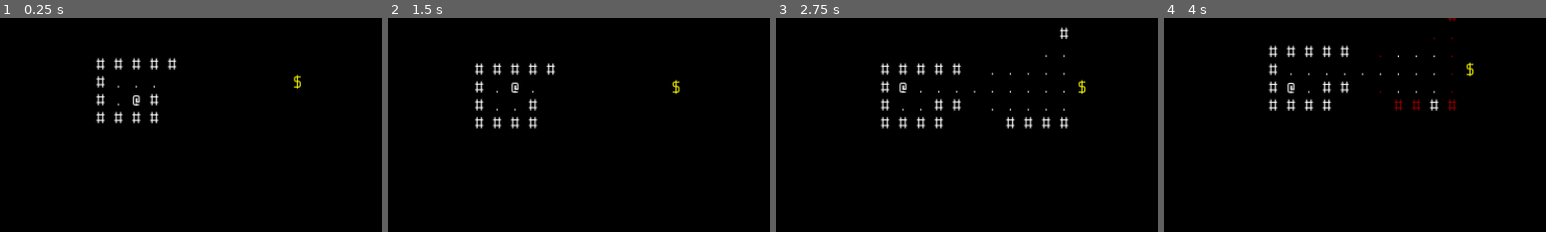
Above: before the commit, frames 1-4 (left to right).
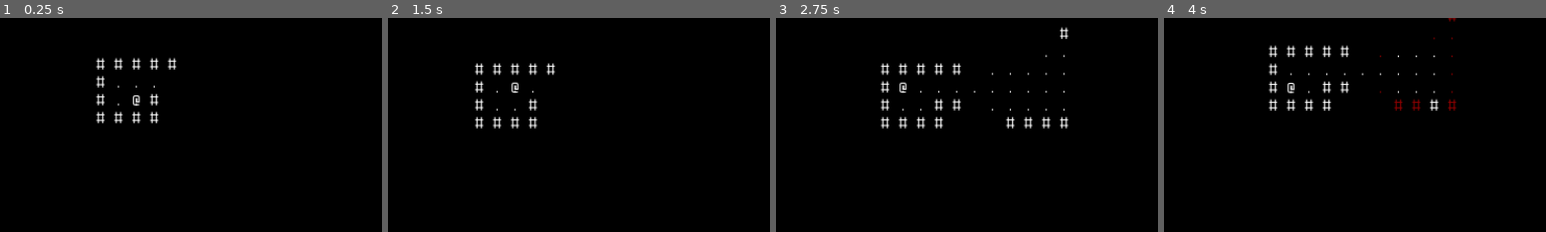
Above: after the commit, the same moments.

Repository: ElPresidentePoole/godot-rl
Game: Godot game, scene res://scenes/dungeon.tscn
The game is run twice, just before and just after one commit, with the same random seed, the same clock (stepped at 60 frames per second) and the same inputs.
Inputs:
- Up to frame 1 (0.25 s): no input
- Up to frame 2 (1.5 s): hold W (move_north) from 0.53 s (still down); tap Enter at 1.25 s
- Up to frame 3 (2.75 s): tap Space at 2 s; release W (move_north) at 2.03 s; hold A (move_west) from 2.03 s (still down)
- Up to frame 4 (4 s): tap Enter at 3.5 s; release A (move_west) at 3.53 s; hold S (move_south) from 3.53 s (still down)
The pictures show only the part of the screen within x 33-83%, y 34-84%; the shares and areas given below are measured in that part.

The runs differ from the first frame. In frame 1, less than 0.1% of the frame differs, in the area x 76-79%, y 26-34%; in frame 2, less than 0.1%; in frame 3, less than 0.1%; in frame 4, less than 0.1%, in the area x 79-81%, y 20-28%.

Commit message:
better item pickup

Diff:
--- a/scenes/dungeon.gd
+++ b/scenes/dungeon.gd
@@ -6,6 +6,7 @@
 const S_Gold: PackedScene = preload("res://scenes/gold.tscn")
 
 @onready var mobs: Node = $Mobs
+@onready var items: Node = $Items
 @onready var cellmap: CellMap = $CellMap
 @onready var astar: AStar2D = $CellMap.astar
 @onready var player: Node2D = $Player
@@ -16,6 +17,7 @@
 func spawn_gold(x: int, y: int) -> void:
 	var g = S_Gold.instantiate()
 	$Items.add_child(g)
+	g.hide() # I could just have update_player_fov wait for this to spawn first but shouldn't these be hidden at first by default anyways?
 	g.position = Vector2(x, y) * cellmap.CELL_SIZE
 
 func place_player(x: int, y: int) -> void:
@@ -69,6 +71,12 @@
 			m.show()
 		else:
 			m.hide()
+	for i in items.get_children():
+		var item_cell_pos: Vector2 = cellmap.world_pos_to_cell(i.position)
+		if player_mrpas.is_in_view(item_cell_pos):
+			i.show()
+		else:
+			i.hide()
 
 # Called when the node enters the scene tree for the first time.
 func _ready() -> void:
--- a/scenes/player.gd
+++ b/scenes/player.gd
@@ -4,6 +4,7 @@
 @onready var s: RayCast2D = $S
 @onready var e: RayCast2D = $E
 @onready var w: RayCast2D = $W
+@onready var here_area: Area2D = $PickupArea
 var mortality: Mortality = Mortality.new(self, 10)
 @onready var hud: CanvasLayer = $HUDLayer
 var mob_name: String = "Adventurer"
@@ -51,10 +52,19 @@
 	if dv != Vector2.ZERO:
 		emit_signal('request_to_move', dv)
 
+func pickup_items_below_me() -> void:
+	for item in here_area.get_overlapping_areas():
+		# TODO for now there's just gold and we don't need to check if the collider with this area
+		item.queue_free()
+		gold += item.value
+		hud.gold_label.text = build_goldlabel_text()
+		hud.log_container.add_entry("You pick up {amount} gold.".format({'amount': item.value}))
+
 func move(dv: Vector2) -> void:
 	ready_to_move = false
 	await create_tween().tween_property(self, 'position', position+dv, 0.1).finished
 	ready_to_move = true
+	pickup_items_below_me()
 
 func _unhandled_input(event: InputEvent) -> void:
 	if event.is_action_pressed("move_north"):
@@ -75,8 +85,3 @@
 # Called every frame. 'delta' is the elapsed time since the previous frame.
 func _process(delta) -> void:
 	handle_movement()
-
-func _on_pickup_area_area_entered(area):
-	area.queue_free()
-	gold += area.value
-	hud.gold_label.text = build_goldlabel_text()
--- a/scenes/player.tscn
+++ b/scenes/player.tscn
@@ -6,7 +6,7 @@
 [ext_resource type="Script" path="res://scenes/LogContainer.gd" id="3_8koru"]
 
 [sub_resource type="RectangleShape2D" id="RectangleShape2D_lircc"]
-size = Vector2(32, 32)
+size = Vector2(16, 16)
 
 [node name="Player" type="Node2D"]
 script = ExtResource("1_k80kx")
@@ -89,4 +89,5 @@
 layout_mode = 2
 text = "Welcome to GAME!"
 
-[connection signal="area_entered" from="PickupArea" to="." method="_on_pickup_area_area_entered"]
+[node name="RayCast2D" type="RayCast2D" parent="."]
+target_position = Vector2(0, 0)
